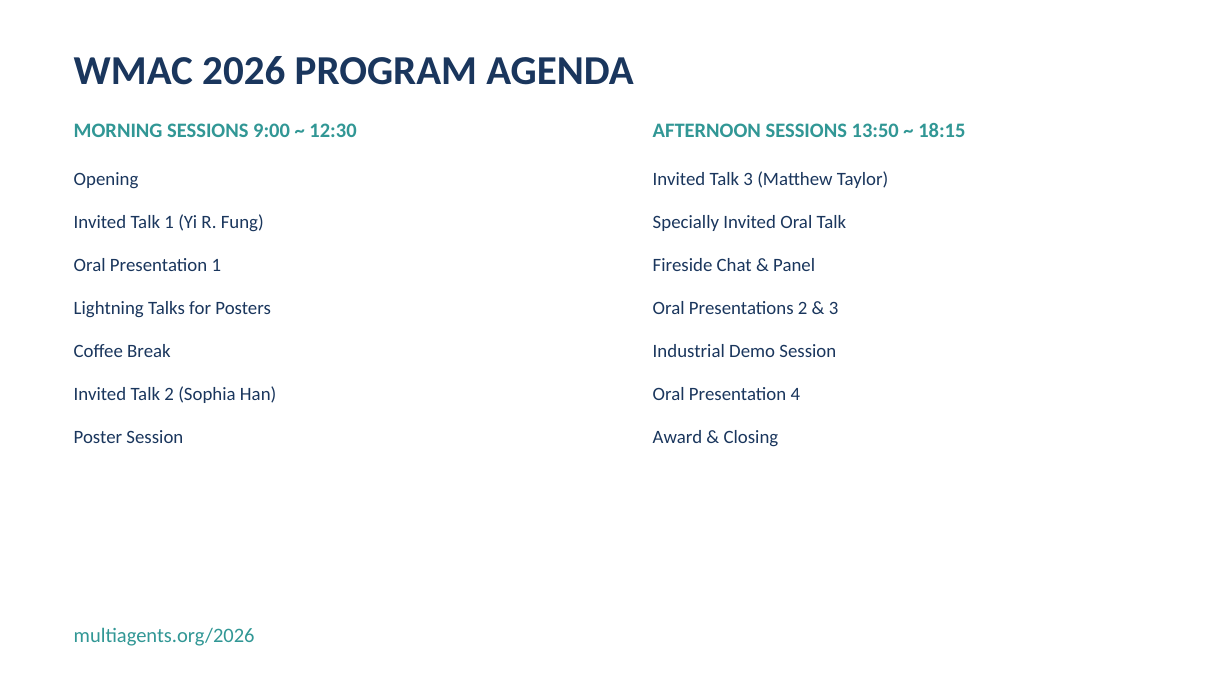
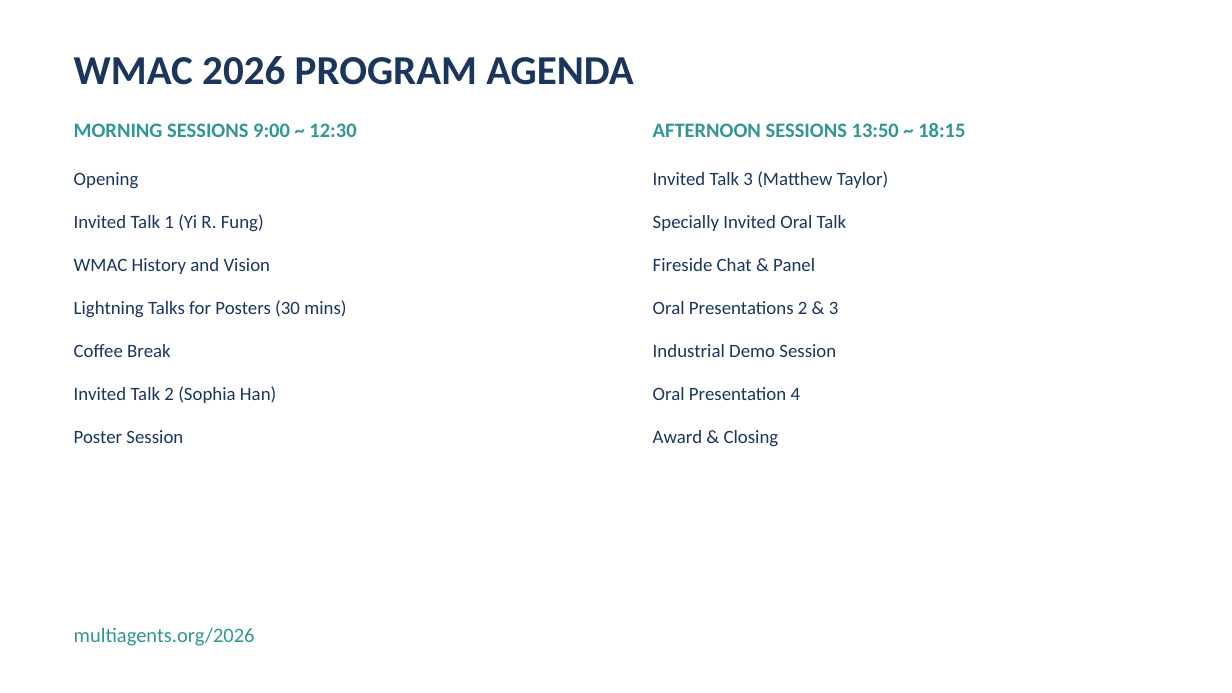
Before and after one commit to zomux/multiagents-web, a slide deck: slide 4 of static/2026_onsite/slides/slides_combined.pptx. Drawn at 1232x693 pixels with LibreOffice and Linux fonts; fonts in the diff are those of the drawing. Boxes give left, top, right and bottom in pixels: in the first picture for what was removed or moved away, otherwise in the second. Text is boxed around its words. In the diff, an @@ line names an element or a change of style, - is before the commit and + after.

```diff
--- a/static/2026_onsite/slides/slides_combined.pptx
+++ b/static/2026_onsite/slides/slides_combined.pptx
@@ text at (74,258,271,274): text changed @@
-Oral Presentation 1
+WMAC History and Vision
@@ text at (74,300,346,317): text changed @@
-Lightning Talks for Posters
+Lightning Talks for Posters (30 mins)
```
Also in this commit, not shown: 18 other files.
